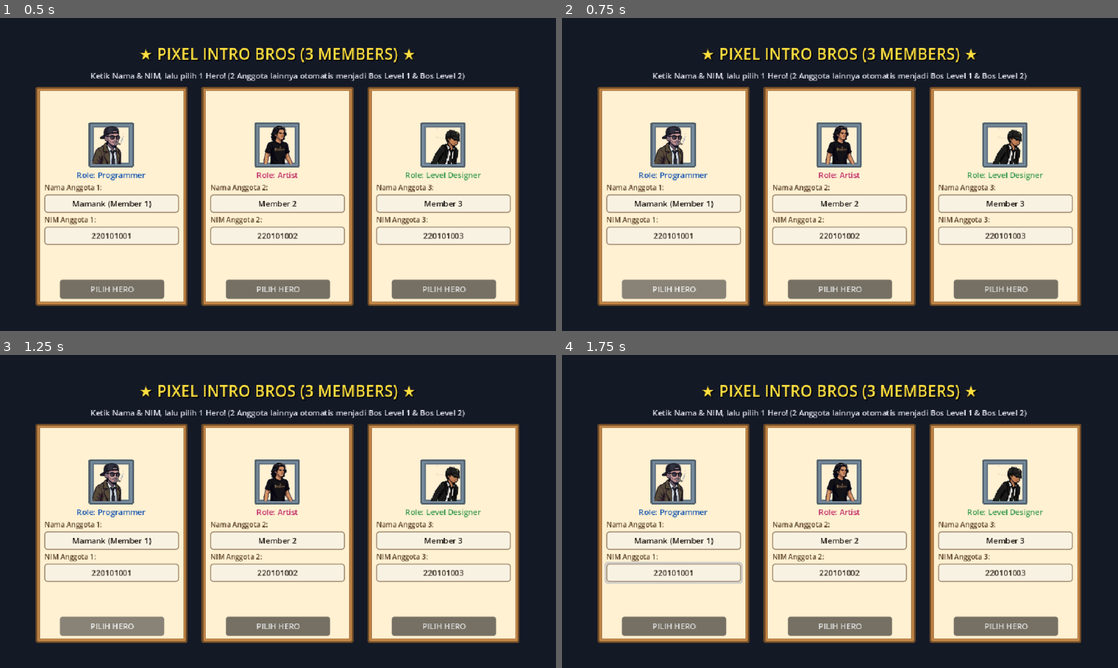
Above: before the commit, frames 1-4 (two rows, left to right).
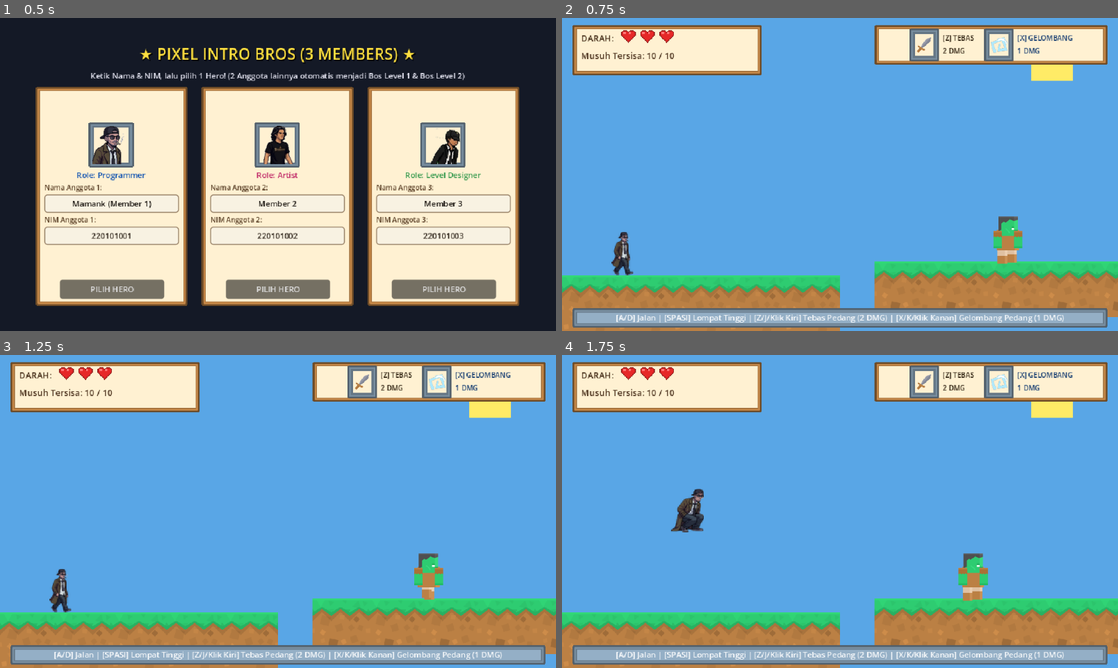
Above: after the commit, the same moments.

Repository: ammarayyash/micro-game
Game: Godot game, scene res://Scenes/CharacterSelect.tscn
Two runs of this game, one before a commit and one after it. Both use one fixed random seed, a clock stepped at 60 frames per second and the inputs below.
Inputs (mouse positions are in pixels of both pictures, inside the frame that each line leads up to):
- Up to frame 1 (0.5 s): no input
- Up to frame 2 (0.75 s): click "PILIH HERO" at 0.5 s
- Up to frame 3 (1.25 s): no input
- Up to frame 4 (1.75 s): move the mouse to (962, 495) at 1.27 s; hold Right (move_right) from 1.28 s (still down); tap Space (jump) at 1.35, 1.52 s

Frame 1 is identical in both runs. In frame 2, 99% of the frame differs, in the area x 0-100%, y 0-100%; in frame 3, 99%; in frame 4, 99%.
Error before the commit: Invalid call. Nonexistent function 'play_sfx' in base 'Node (GameManager.gd)'. (res://Scripts/CharacterSelect.gd:39)
Error after the commit: Parse Error: Cannot get return value of call to "play_sfx()" because it returns "void". (res://Scripts/Boss.gd:258)

Commit message:
Sync GameManager with play_sfx function and CharacterSelect scene

Diff:
--- a/Scenes/CharacterSelect.tscn
+++ b/Scenes/CharacterSelect.tscn
@@ -1,11 +1,11 @@
-[gd_scene format=3 uid="uid://dpal1xa318agg"]
-
-[ext_resource type="Script" uid="uid://bk1gx41784cb8" path="res://Scripts/CharacterSelect.gd" id="1_cs_script"]
-[ext_resource type="Texture2D" uid="uid://blwo0yl6dx87p" path="res://Assets/Profiles/member_1.png" id="2_m1"]
-[ext_resource type="Texture2D" uid="uid://bdnuse08fejed" path="res://Assets/Profiles/member_2.png" id="3_m2"]
-[ext_resource type="Texture2D" uid="uid://dcguokyivfpb4" path="res://Assets/Profiles/member_3.png" id="4_m3"]
-[ext_resource type="Texture2D" uid="uid://clcqct7011o04" path="res://Assets/UI/ui_panel_parchment.png" id="5_parchment"]
-[ext_resource type="Texture2D" uid="uid://crrj5bsbvlpga" path="res://Assets/UI/ui_slot.png" id="6_slot"]
+[gd_scene load_steps=8 format=3]
+
+[ext_resource type="Script" path="res://Scripts/CharacterSelect.gd" id="1_cs_script"]
+[ext_resource type="Texture2D" path="res://Assets/Profiles/member_1.png" id="2_m1"]
+[ext_resource type="Texture2D" path="res://Assets/Profiles/member_2.png" id="3_m2"]
+[ext_resource type="Texture2D" path="res://Assets/Profiles/member_3.png" id="4_m3"]
+[ext_resource type="Texture2D" path="res://Assets/UI/ui_panel_parchment.png" id="5_parchment"]
+[ext_resource type="Texture2D" path="res://Assets/UI/ui_slot.png" id="6_slot"]
 
 [sub_resource type="StyleBoxFlat" id="StyleBoxFlat_input"]
 content_margin_left = 6.0
@@ -23,7 +23,7 @@
 corner_radius_bottom_right = 3
 corner_radius_bottom_left = 3
 
-[node name="CharacterSelect" type="Control" unique_id=875483761]
+[node name="CharacterSelect" type="Control"]
 layout_mode = 3
 anchors_preset = 15
 anchor_right = 1.0
@@ -32,7 +32,7 @@
 grow_vertical = 2
 script = ExtResource("1_cs_script")
 
-[node name="Background" type="ColorRect" parent="." unique_id=376544050]
+[node name="Background" type="ColorRect" parent="."]
 layout_mode = 1
 anchors_preset = 15
 anchor_right = 1.0
@@ -41,7 +41,7 @@
 grow_vertical = 2
 color = Color(0.08, 0.1, 0.15, 1)
 
-[node name="VBoxContainer" type="VBoxContainer" parent="." unique_id=1623702777]
+[node name="VBoxContainer" type="VBoxContainer" parent="."]
 layout_mode = 1
 anchors_preset = 15
 anchor_right = 1.0
@@ -51,7 +51,7 @@
 theme_override_constants/separation = 6
 alignment = 1
 
-[node name="Title" type="Label" parent="VBoxContainer" unique_id=2086006641]
+[node name="Title" type="Label" parent="VBoxContainer"]
 layout_mode = 2
 theme_override_colors/font_color = Color(1, 0.88, 0.25, 1)
 theme_override_colors/font_shadow_color = Color(0, 0, 0, 0.9)
@@ -59,19 +59,19 @@
 text = "★ PIXEL INTRO BROS (3 MEMBERS) ★"
 horizontal_alignment = 1
 
-[node name="Subtitle" type="Label" parent="VBoxContainer" unique_id=1160996465]
+[node name="Subtitle" type="Label" parent="VBoxContainer"]
 layout_mode = 2
 theme_override_colors/font_color = Color(0.9, 0.9, 0.95, 1)
 theme_override_font_sizes/font_size = 9
 text = "Ketik Nama & NIM, lalu pilih 1 Hero! (2 Anggota lainnya otomatis menjadi Bos Level 1 & Bos Level 2)"
 horizontal_alignment = 1
 
-[node name="HBoxCards" type="HBoxContainer" parent="VBoxContainer" unique_id=729447390]
+[node name="HBoxCards" type="HBoxContainer" parent="VBoxContainer"]
 layout_mode = 2
 theme_override_constants/separation = 16
 alignment = 1
 
-[node name="Card0" type="NinePatchRect" parent="VBoxContainer/HBoxCards" unique_id=818697648]
+[node name="Card0" type="NinePatchRect" parent="VBoxContainer/HBoxCards"]
 custom_minimum_size = Vector2(175, 252)
 layout_mode = 2
 texture = ExtResource("5_parchment")
@@ -80,7 +80,7 @@
 patch_margin_right = 8
 patch_margin_bottom = 8
 
-[node name="VBox" type="VBoxContainer" parent="VBoxContainer/HBoxCards/Card0" unique_id=556664781]
+[node name="VBox" type="VBoxContainer" parent="VBoxContainer/HBoxCards/Card0"]
 layout_mode = 1
 anchors_preset = 15
 anchor_right = 1.0
@@ -94,7 +94,7 @@
 theme_override_constants/separation = 2
 alignment = 1
 
-[node name="SlotAvatar" type="NinePatchRect" parent="VBoxContainer/HBoxCards/Card0/VBox" unique_id=1191129096]
+[node name="SlotAvatar" type="NinePatchRect" parent="VBoxContainer/HBoxCards/Card0/VBox"]
 custom_minimum_size = Vector2(52, 52)
 layout_mode = 2
 size_flags_horizontal = 4
@@ -104,7 +104,7 @@
 patch_margin_right = 6
 patch_margin_bottom = 6
 
-[node name="Avatar" type="TextureRect" parent="VBoxContainer/HBoxCards/Card0/VBox/SlotAvatar" unique_id=1648302939]
+[node name="Avatar" type="TextureRect" parent="VBoxContainer/HBoxCards/Card0/VBox/SlotAvatar"]
 texture_filter = 1
 layout_mode = 1
 anchors_preset = 15
@@ -120,20 +120,20 @@
 expand_mode = 1
 stretch_mode = 5
 
-[node name="LabelRole" type="Label" parent="VBoxContainer/HBoxCards/Card0/VBox" unique_id=1931166468]
+[node name="LabelRole" type="Label" parent="VBoxContainer/HBoxCards/Card0/VBox"]
 layout_mode = 2
 theme_override_colors/font_color = Color(0.1, 0.35, 0.7, 1)
 theme_override_font_sizes/font_size = 9
 text = "Role: Programmer"
 horizontal_alignment = 1
 
-[node name="LabelNamaTitle" type="Label" parent="VBoxContainer/HBoxCards/Card0/VBox" unique_id=997670096]
+[node name="LabelNamaTitle" type="Label" parent="VBoxContainer/HBoxCards/Card0/VBox"]
 layout_mode = 2
 theme_override_colors/font_color = Color(0.35, 0.25, 0.15, 1)
 theme_override_font_sizes/font_size = 8
 text = "Nama Anggota 1:"
 
-[node name="EditNama" type="LineEdit" parent="VBoxContainer/HBoxCards/Card0/VBox" unique_id=1495157637]
+[node name="EditNama" type="LineEdit" parent="VBoxContainer/HBoxCards/Card0/VBox"]
 custom_minimum_size = Vector2(0, 20)
 layout_mode = 2
 theme_override_colors/font_color = Color(0.12, 0.1, 0.08, 1)
@@ -144,13 +144,13 @@
 placeholder_text = "Nama Anda"
 alignment = 1
 
-[node name="LabelNIMTitle" type="Label" parent="VBoxContainer/HBoxCards/Card0/VBox" unique_id=304109084]
+[node name="LabelNIMTitle" type="Label" parent="VBoxContainer/HBoxCards/Card0/VBox"]
 layout_mode = 2
 theme_override_colors/font_color = Color(0.35, 0.25, 0.15, 1)
 theme_override_font_sizes/font_size = 8
 text = "NIM Anggota 1:"
 
-[node name="EditNIM" type="LineEdit" parent="VBoxContainer/HBoxCards/Card0/VBox" unique_id=901926861]
+[node name="EditNIM" type="LineEdit" parent="VBoxContainer/HBoxCards/Card0/VBox"]
 custom_minimum_size = Vector2(0, 20)
 layout_mode = 2
 theme_override_colors/font_color = Color(0.2, 0.16, 0.12, 1)
@@ -161,7 +161,7 @@
 placeholder_text = "NIM Anda"
 alignment = 1
 
-[node name="BtnPilih" type="Button" parent="VBoxContainer/HBoxCards/Card0" unique_id=1551670093]
+[node name="BtnPilih" type="Button" parent="VBoxContainer/HBoxCards/Card0"]
 layout_mode = 1
 anchors_preset = 7
 anchor_left = 0.5
@@ -177,7 +177,7 @@
 theme_override_font_sizes/font_size = 9
 text = "PILIH HERO"
 
-[node name="Card1" type="NinePatchRect" parent="VBoxContainer/HBoxCards" unique_id=1221713191]
+[node name="Card1" type="NinePatchRect" parent="VBoxContainer/HBoxCards"]
 custom_minimum_size = Vector2(175, 252)
 layout_mode = 2
 texture = ExtResource("5_parchment")
@@ -186,7 +186,7 @@
 patch_margin_right = 8
 patch_margin_bottom = 8
 
-[node name="VBox" type="VBoxContainer" parent="VBoxContainer/HBoxCards/Card1" unique_id=2137102973]
+[node name="VBox" type="VBoxContainer" parent="VBoxContainer/HBoxCards/Card1"]
 layout_mode = 1
 anchors_preset = 15
 anchor_right = 1.0
@@ -200,7 +200,7 @@
 theme_override_constants/separation = 2
 alignment = 1
 
-[node name="SlotAvatar" type="NinePatchRect" parent="VBoxContainer/HBoxCards/Card1/VBox" unique_id=1899055842]
+[node name="SlotAvatar" type="NinePatchRect" parent="VBoxContainer/HBoxCards/Card1/VBox"]
 custom_minimum_size = Vector2(52, 52)
 layout_mode = 2
 size_flags_horizontal = 4
@@ -210,7 +210,7 @@
 patch_margin_right = 6
 patch_margin_bottom = 6
 
-[node name="Avatar" type="TextureRect" parent="VBoxContainer/HBoxCards/Card1/VBox/SlotAvatar" unique_id=1160902727]
+[node name="Avatar" type="TextureRect" parent="VBoxContainer/HBoxCards/Card1/VBox/SlotAvatar"]
 texture_filter = 1
 layout_mode = 1
 anchors_preset = 15
@@ -226,20 +226,20 @@
 expand_mode = 1
 stretch_mode = 5
 
-[node name="LabelRole" type="Label" parent="VBoxContainer/HBoxCards/Card1/VBox" unique_id=1834684326]
+[node name="LabelRole" type="Label" parent="VBoxContainer/HBoxCards/Card1/VBox"]
 layout_mode = 2
 theme_override_colors/font_color = Color(0.75, 0.15, 0.4, 1)
 theme_override_font_sizes/font_size = 9
 text = "Role: Artist"
 horizontal_alignment = 1
 
-[node name="LabelNamaTitle" type="Label" parent="VBoxContainer/HBoxCards/Card1/VBox" unique_id=1811763854]
+[node name="LabelNamaTitle" type="Label" parent="VBoxContainer/HBoxCards/Card1/VBox"]
 layout_mode = 2
 theme_override_colors/font_color = Color(0.35, 0.25, 0.15, 1)
 theme_override_font_sizes/font_size = 8
 text = "Nama Anggota 2:"
 
-[node name="EditNama" type="LineEdit" parent="VBoxContainer/HBoxCards/Card1/VBox" unique_id=1895869804]
+[node name="EditNama" type="LineEdit" parent="VBoxContainer/HBoxCards/Card1/VBox"]
 custom_minimum_size = Vector2(0, 20)
 layout_mode = 2
 theme_override_colors/font_color = Color(0.12, 0.1, 0.08, 1)
@@ -250,13 +250,13 @@
 placeholder_text = "Nama Anda"
 alignment = 1
 
-[node name="LabelNIMTitle" type="Label" parent="VBoxContainer/HBoxCards/Card1/VBox" unique_id=596637867]
+[node name="LabelNIMTitle" type="Label" parent="VBoxContainer/HBoxCards/Card1/VBox"]
 layout_mode = 2
 theme_override_colors/font_color = Color(0.35, 0.25, 0.15, 1)
 theme_override_font_sizes/font_size = 8
 text = "NIM Anggota 2:"
 
-[node name="EditNIM" type="LineEdit" parent="VBoxContainer/HBoxCards/Card1/VBox" unique_id=874112290]
+[node name="EditNIM" type="LineEdit" parent="VBoxContainer/HBoxCards/Card1/VBox"]
 custom_minimum_size = Vector2(0, 20)
 layout_mode = 2
 theme_override_colors/font_color = Color(0.2, 0.16, 0.12, 1)
@@ -267,7 +267,7 @@
 placeholder_text = "Ketik NIM"
 alignment = 1
 
-[node name="BtnPilih" type="Button" parent="VBoxContainer/HBoxCards/Card1" unique_id=14933758]
+[node name="BtnPilih" type="Button" parent="VBoxContainer/HBoxCards/Card1"]
 layout_mode = 1
 anchors_preset = 7
 anchor_left = 0.5
@@ -283,7 +283,7 @@
 theme_override_font_sizes/font_size = 9
 text = "PILIH HERO"
 
-[node name="Card2" type="NinePatchRect" parent="VBoxContainer/HBoxCards" unique_id=2032649162]
+[node name="Card2" type="NinePatchRect" parent="VBoxContainer/HBoxCards"]
 custom_minimum_size = Vector2(175, 252)
 layout_mode = 2
 texture = ExtResource("5_parchment")
@@ -292,7 +292,7 @@
 patch_margin_right = 8
 patch_margin_bottom = 8
 
-[node name="VBox" type="VBoxContainer" parent="VBoxContainer/HBoxCards/Card2" unique_id=1449806880]
+[node name="VBox" type="VBoxContainer" parent="VBoxContainer/HBoxCards/Card2"]
 layout_mode = 1
 anchors_preset = 15
 anchor_right = 1.0
@@ -306,7 +306,7 @@
 theme_override_constants/separation = 2
 alignment = 1
 
-[node name="SlotAvatar" type="NinePatchRect" parent="VBoxContainer/HBoxCards/Card2/VBox" unique_id=876497051]
+[node name="SlotAvatar" type="NinePatchRect" parent="VBoxContainer/HBoxCards/Card2/VBox"]
 custom_minimum_size = Vector2(52, 52)
 layout_mode = 2
 size_flags_horizontal = 4
@@ -316,7 +316,7 @@
 patch_margin_right = 6
 patch_margin_bottom = 6
 
-[node name="Avatar" type="TextureRect" parent="VBoxContainer/HBoxCards/Card2/VBox/SlotAvatar" unique_id=981777974]
+[node name="Avatar" type="TextureRect" parent="VBoxContainer/HBoxCards/Card2/VBox/SlotAvatar"]
 texture_filter = 1
 layout_mode = 1
 anchors_preset = 15
@@ -332,20 +332,20 @@
 expand_mode = 1
 stretch_mode = 5
 
-[node name="LabelRole" type="Label" parent="VBoxContainer/HBoxCards/Card2/VBox" unique_id=591090137]
+[node name="LabelRole" type="Label" parent="VBoxContainer/HBoxCards/Card2/VBox"]
 layout_mode = 2
 theme_override_colors/font_color = Color(0.2, 0.6, 0.3, 1)
 theme_override_font_sizes/font_size = 9
 text = "Role: Level Designer"
 horizontal_alignment = 1
 
-[node name="LabelNamaTitle" type="Label" parent="VBoxContainer/HBoxCards/Card2/VBox" unique_id=1761152462]
+[node name="LabelNamaTitle" type="Label" parent="VBoxContainer/HBoxCards/Card2/VBox"]
 layout_mode = 2
 theme_override_colors/font_color = Color(0.35, 0.25, 0.15, 1)
 theme_override_font_sizes/font_size = 8
 text = "Nama Anggota 3:"
 
-[node name="EditNama" type="LineEdit" parent="VBoxContainer/HBoxCards/Card2/VBox" unique_id=2074391705]
+[node name="EditNama" type="LineEdit" parent="VBoxContainer/HBoxCards/Card2/VBox"]
 custom_minimum_size = Vector2(0, 20)
 layout_mode = 2
 theme_override_colors/font_color = Color(0.12, 0.1, 0.08, 1)
@@ -356,13 +356,13 @@
 placeholder_text = "Nama Anda"
 alignment = 1
 
-[node name="LabelNIMTitle" type="Label" parent="VBoxContainer/HBoxCards/Card2/VBox" unique_id=1715871809]
+[node name="LabelNIMTitle" type="Label" parent="VBoxContainer/HBoxCards/Card2/VBox"]
 layout_mode = 2
 theme_override_colors/font_color = Color(0.35, 0.25, 0.15, 1)
 theme_override_font_sizes/font_size = 8
 text = "NIM Anggota 3:"
 
-[node name="EditNIM" type="LineEdit" parent="VBoxContainer/HBoxCards/Card2/VBox" unique_id=7923774]
+[node name="EditNIM" type="LineEdit" parent="VBoxContainer/HBoxCards/Card2/VBox"]
 custom_minimum_size = Vector2(0, 20)
 layout_mode = 2
 theme_override_colors/font_color = Color(0.2, 0.16, 0.12, 1)
@@ -373,7 +373,7 @@
 placeholder_text = "Ketik NIM"
 alignment = 1
 
-[node name="BtnPilih" type="Button" parent="VBoxContainer/HBoxCards/Card2" unique_id=1220227433]
+[node name="BtnPilih" type="Button" parent="VBoxContainer/HBoxCards/Card2"]
 layout_mode = 1
 anchors_preset = 7
 anchor_left = 0.5
--- a/Scripts/GameManager.gd
+++ b/Scripts/GameManager.gd
@@ -1,7 +1,8 @@
 extends Node
 
 ## GameManager.gd
-## Autoload Singleton: Mengatur data 3 profil anggota tim dan penugasan Hero vs 2 Bos dinamis.
+## Autoload Singleton: Mengatur data 3 profil anggota tim, penugasan Hero vs 2 Bos dinamis,
+## serta pemutar efek suara universal (SFX Manager) dari folder Audio.
 
 signal character_selected(hero_data)
 
@@ -89,3 +90,19 @@
 
 func restart_game() -> void:
 	get_tree().change_scene_to_file("res://Scenes/CharacterSelect.tscn")
+
+## Memutar efek suara (SFX) dari direktori Audio secara dinamis
+func play_sfx(sound_path: String, volume_db: float = 0.0, pitch_scale: float = 1.0) -> void:
+	if not ResourceLoader.exists(sound_path):
+		return
+	var stream = load(sound_path) as AudioStream
+	if not stream:
+		return
+	var player = AudioStreamPlayer.new()
+	player.stream = stream
+	player.volume_db = volume_db
+	player.pitch_scale = pitch_scale
+	player.process_mode = Node.PROCESS_MODE_ALWAYS
+	add_child(player)
+	player.play()
+	player.finished.connect(player.queue_free)
